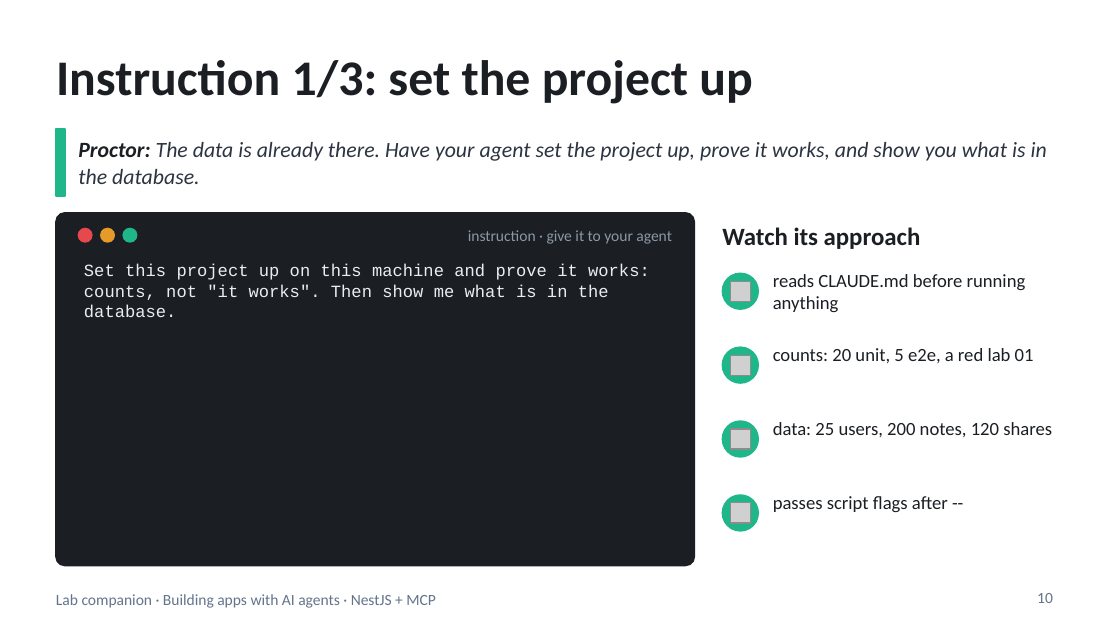
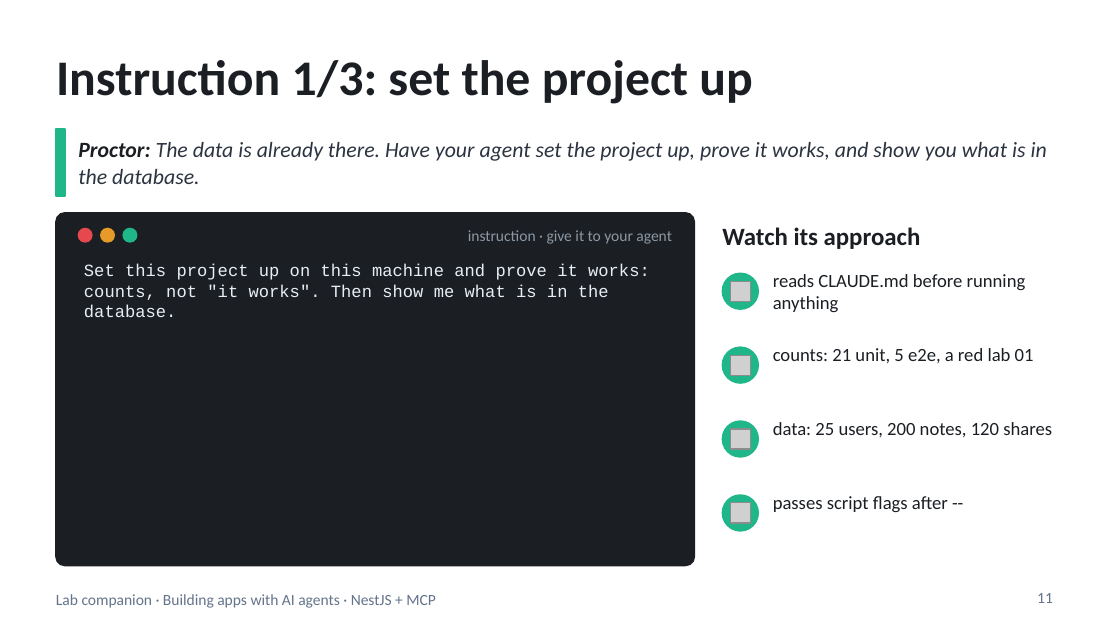
Before and after one commit to blazaga/ai-training-modules, a slide deck: slide 11 of docs/ai-agent-training/slides/lab-companion.pptx (slide 10 before the commit). Drawn at 1120x630 pixels with LibreOffice and Linux fonts; fonts in the diff are those of the drawing; grey boxes stand for pictures. Boxes give left, top, right and bottom in pixels: in the first picture for what was removed or moved away, otherwise in the second. Text is boxed around its words. In the diff, an @@ line names an element or a change of style, - is before the commit and + after.

```diff
--- a/docs/ai-agent-training/slides/lab-companion.pptx
+++ b/docs/ai-agent-training/slides/lab-companion.pptx
@@ text at [773,348,1034,363]: text changed @@
-counts: 20 unit, 5 e2e, a red lab 01
+counts: 21 unit, 5 e2e, a red lab 01
@@ page number at [1037,593,1053,603]: text changed @@
-10
+11
```
Also in this commit, not shown: 2 other slides changed, 1 slide added, 8 other files.
